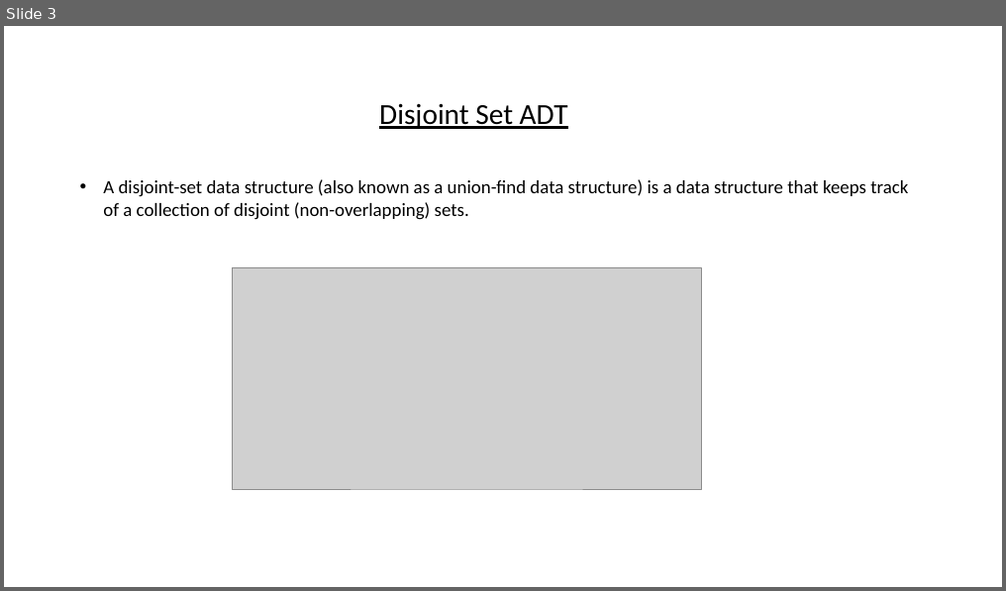
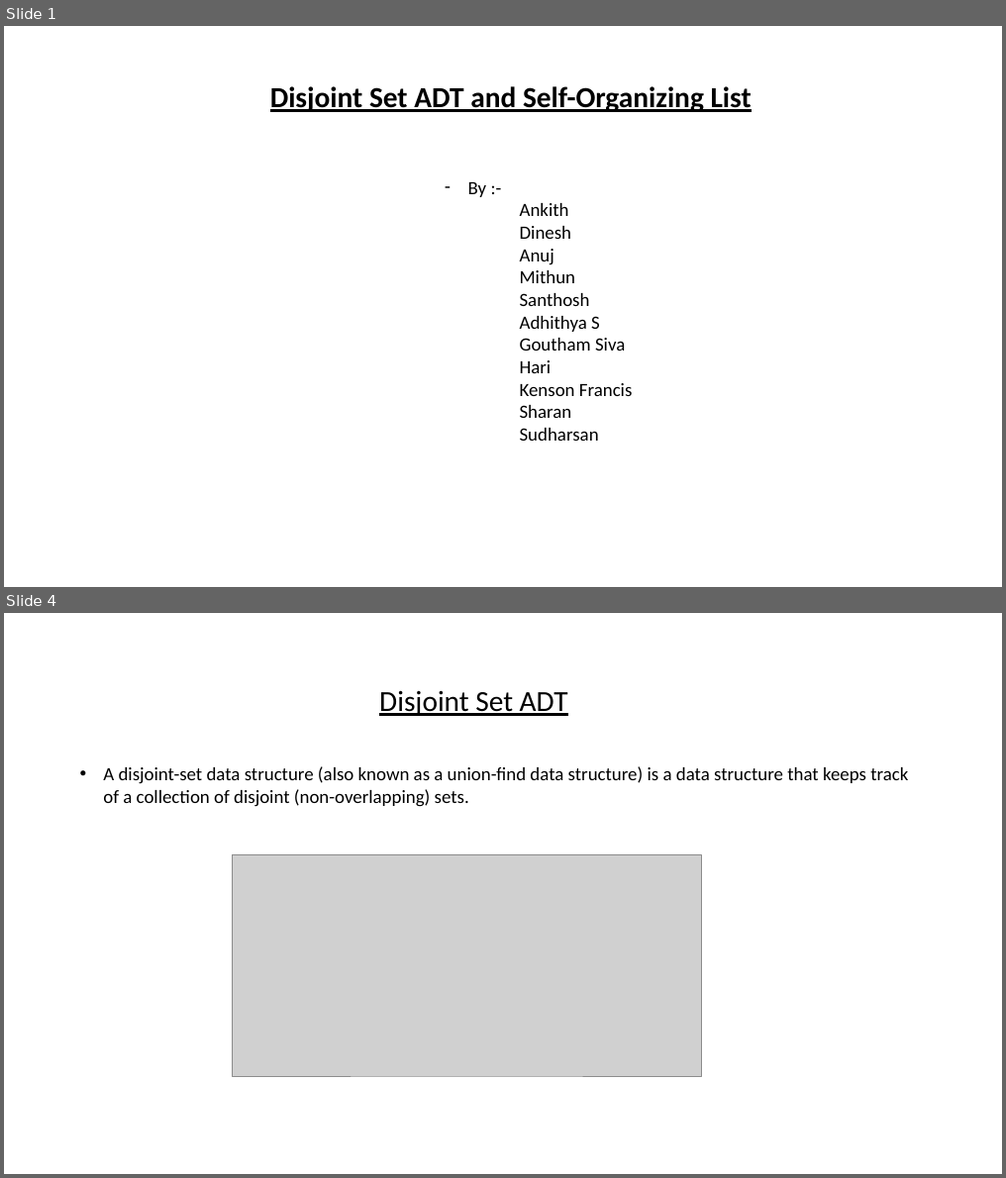
Before and after one commit to dinuhifi/data-structures-project, a slide deck: dsproj.pptx. Shown one above the other, each under a label of ours: slide 3 before the commit, slides 1 and 4 after it; the slides between them are not shown. The pictures are 1006x591 and 1006x1178 pixels, drawn with LibreOffice and Linux fonts; fonts in the diff are those of the drawing; grey boxes stand for pictures. Boxes give left, top, right and bottom in pixels: in the first picture for what was removed or moved away, otherwise in the second. Text is boxed around its words. In the diff, an @@ line names an element or a change of style, - is before the commit and + after.

```diff
--- a/dsproj.pptx
+++ b/dsproj.pptx
@@ slide 1 added at bbox=[4, 26, 1002, 587], background #FFFFFF @@
@@ title added at bbox=[270, 86, 751, 112], 28 pt, text #000000, bold, underline @@
+Disjoint Set ADT and Self-Organizing List
@@ text added at bbox=[468, 182, 633, 441], 18 pt, text #000000 @@
+– By :-
+Ankith
+Dinesh
+Anuj
+Mithun
+Santhosh
+Adhithya S
+Goutham Siva
+Hari
+Kenson Francis
+Sharan
+Sudharsan
@@ what was slide 3 is now slide 4 @@
```
Also in this commit, not shown: 2 slides changed, 1 other file.
